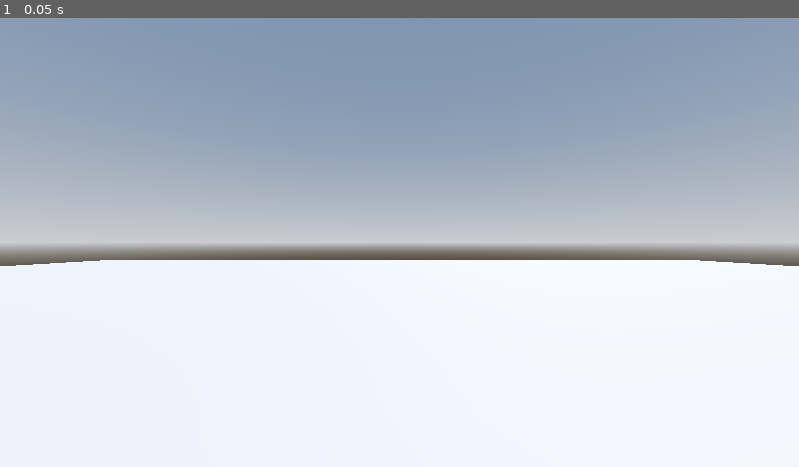
Above: before the commit, frame 1.
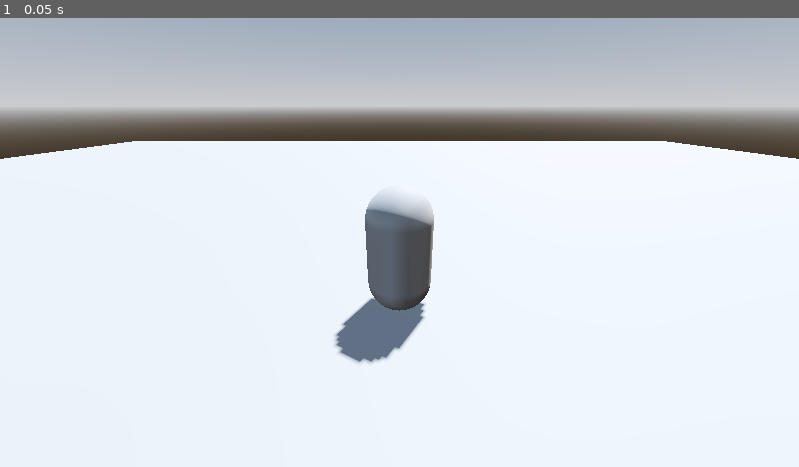
Above: after the commit, the same moment.

Repository: ricky-yosh/action-combat-rpg
Game: Godot game, scene res://Levels/level.tscn
Two runs of this game, one before a commit and one after it. Both use one fixed random seed, a clock stepped at 60 frames per second and the inputs below.
Inputs:
- Up to frame 1 (0.05 s): no input

The runs differ from the first frame. In frame 1, 55% of the frame differs, in the area x 0-100%, y 0-78%.

Commit message:
Creating the player

Diff:
--- a/action-combat-rpg/Levels/level.tscn
+++ b/action-combat-rpg/Levels/level.tscn
@@ -1,4 +1,6 @@
-[gd_scene load_steps=4 format=3 uid="uid://d14mf81cmioqs"]
+[gd_scene load_steps=5 format=3 uid="uid://d14mf81cmioqs"]
+
+[ext_resource type="PackedScene" uid="uid://v2khj85gxssc" path="res://player/player.tscn" id="1_80vhd"]
 
 [sub_resource type="ProceduralSkyMaterial" id="ProceduralSkyMaterial_54b6e"]
 sky_horizon_color = Color(0.66224277, 0.6717428, 0.6867428, 1)
@@ -22,9 +24,9 @@
 transform = Transform3D(-0.8660254, -0.43301278, 0.25, 0, 0.49999997, 0.86602545, -0.50000006, 0.75, -0.43301266, 0, 0, 0)
 shadow_enabled = true
 
-[node name="Camera3D" type="Camera3D" parent="."]
-transform = Transform3D(1, 0, 0, 0, 1, 0, 0, 0, 1, 0, 2, 0)
-
 [node name="CSGBox3D" type="CSGBox3D" parent="."]
 transform = Transform3D(1, 0, 0, 0, 1, 0, 0, 0, 1, 0.0052189827, -1.1920929e-07, -0.00374341)
-size = Vector3(50, 1, 50)
+size = Vector3(50, 0, 50)
+
+[node name="Player" parent="." instance=ExtResource("1_80vhd")]
+transform = Transform3D(1, 0, 0, 0, 1, 0, 0, 0, 1, 0, 1, 0)
--- /dev/null
+++ b/action-combat-rpg/player/player.tscn
@@ -0,0 +1,16 @@
+[gd_scene load_steps=3 format=3 uid="uid://v2khj85gxssc"]
+
+[sub_resource type="CapsuleShape3D" id="CapsuleShape3D_kqu6x"]
+
+[sub_resource type="CapsuleMesh" id="CapsuleMesh_oul6g"]
+
+[node name="Player" type="CharacterBody3D"]
+
+[node name="CollisionShape3D" type="CollisionShape3D" parent="."]
+shape = SubResource("CapsuleShape3D_kqu6x")
+
+[node name="MeshInstance3D" type="MeshInstance3D" parent="."]
+mesh = SubResource("CapsuleMesh_oul6g")
+
+[node name="Camera3D" type="Camera3D" parent="."]
+transform = Transform3D(1, 0, 0, 0, 0.90630776, 0.42261827, 0, -0.42261827, 0.90630776, 0, 2, 4)
